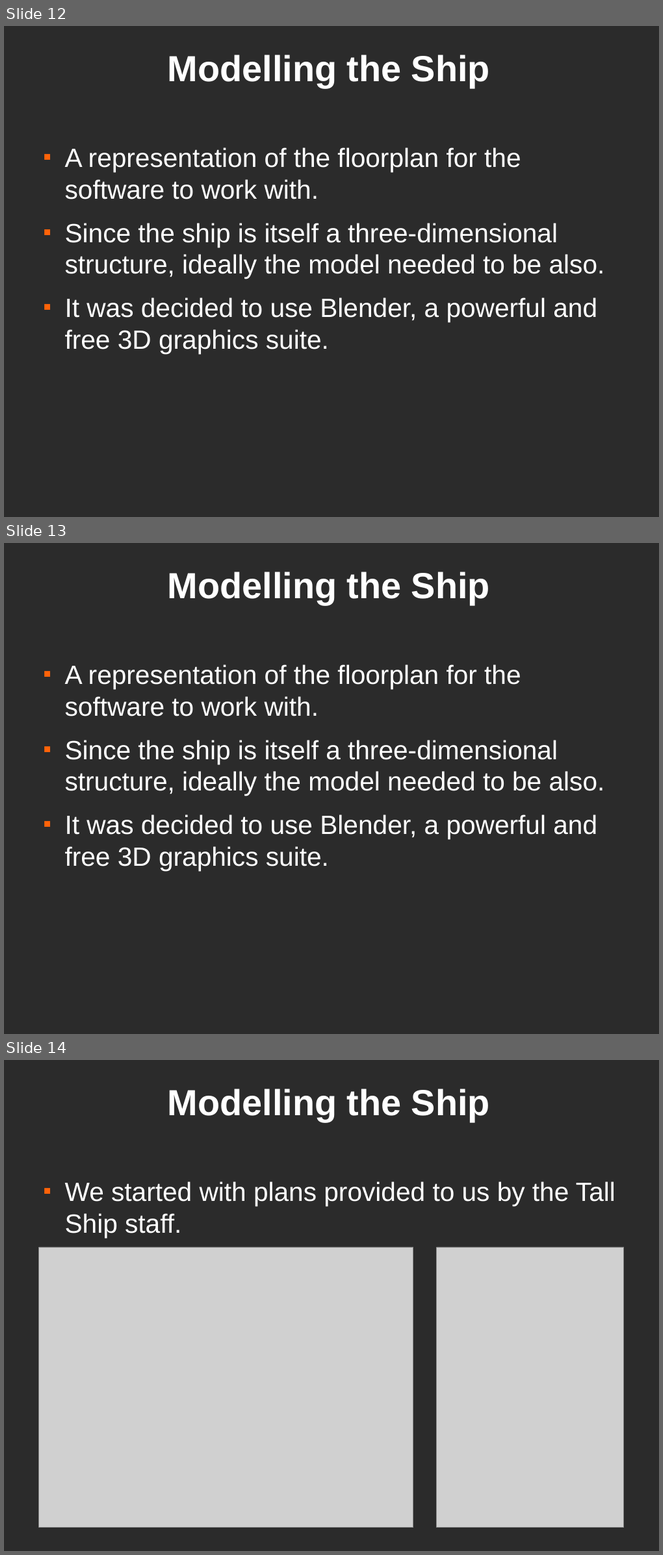
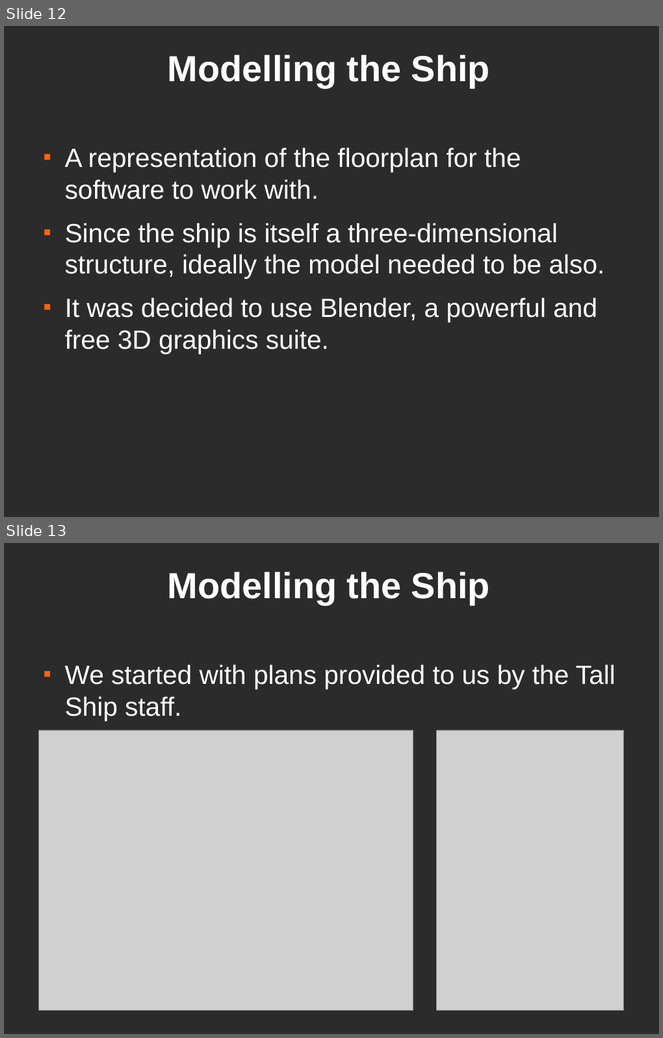
Before and after one commit to dantomosoiu/teamproject, a slide deck: Presentation/TeamProjectPresentationv5.odp. Shown one above the other, each under a label of ours: slides 12, 13 and 14 before the commit, slides 12 and 13 after it. The pictures are 663x1555 and 663x1038 pixels, drawn with LibreOffice and Linux fonts; fonts in the diff are those of the drawing; grey boxes stand for pictures; background and template pictures are left out; a plain dark background stands for a picture behind light text. Boxes give left, top, right and bottom in pixels: in the first picture for what was removed or moved away, otherwise in the second. Text is boxed around its words. In the diff, an @@ line names an element or a change of style, - is before the commit and + after.

```diff
--- a/Presentation/TeamProjectPresentationv5.odp
+++ b/Presentation/TeamProjectPresentationv5.odp
@@ slide 13 removed at (4,543,659,1034), background picture (left out) @@
@@ title removed at (168,572,490,605) @@
-Modelling the Ship
@@ text removed at (65,665,605,871) @@
-■ A representation of the floorplan for the software to work with.
-■ Since the ship is itself a three-dimensional structure, ideally the model needed to be also.
-■ It was decided to use Blender, a powerful and free 3D graphics suite.
@@ what was slide 14 is now slide 13 @@
```
Also in this commit, not shown: 2 slides changed, 3 other files.
